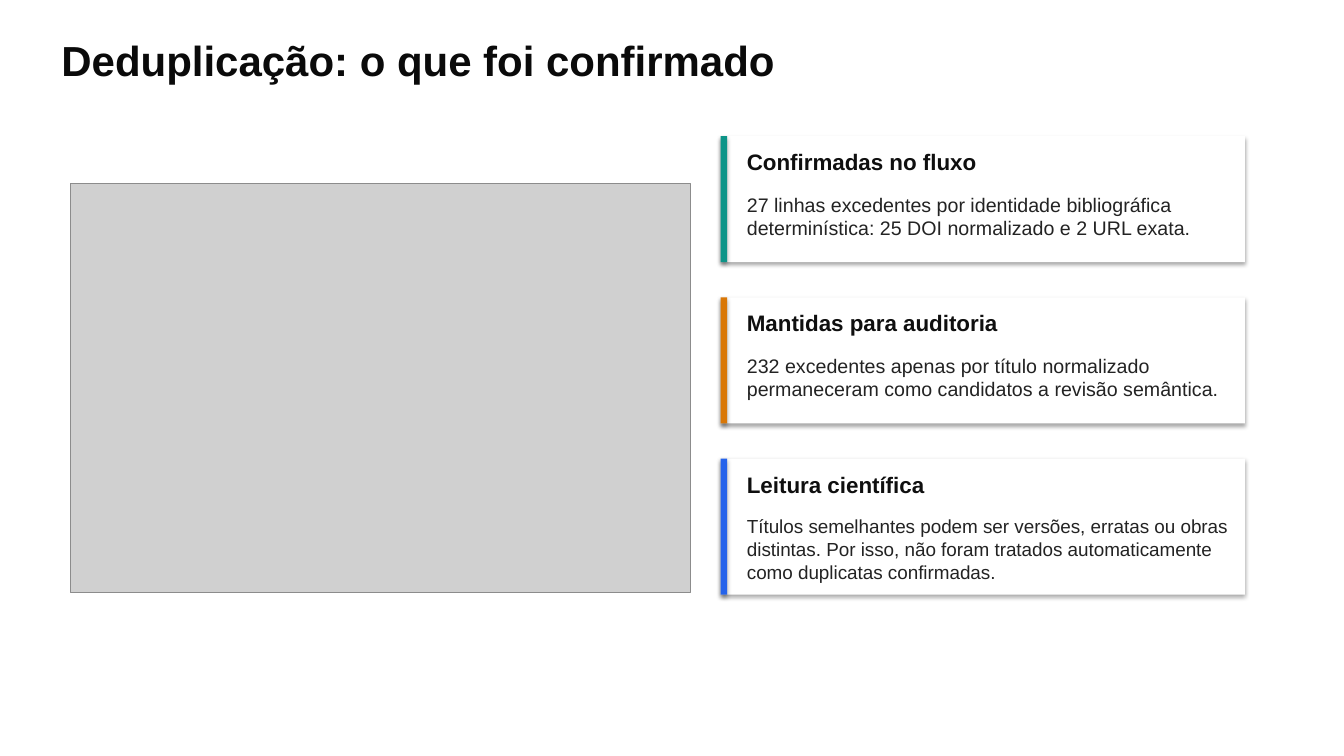
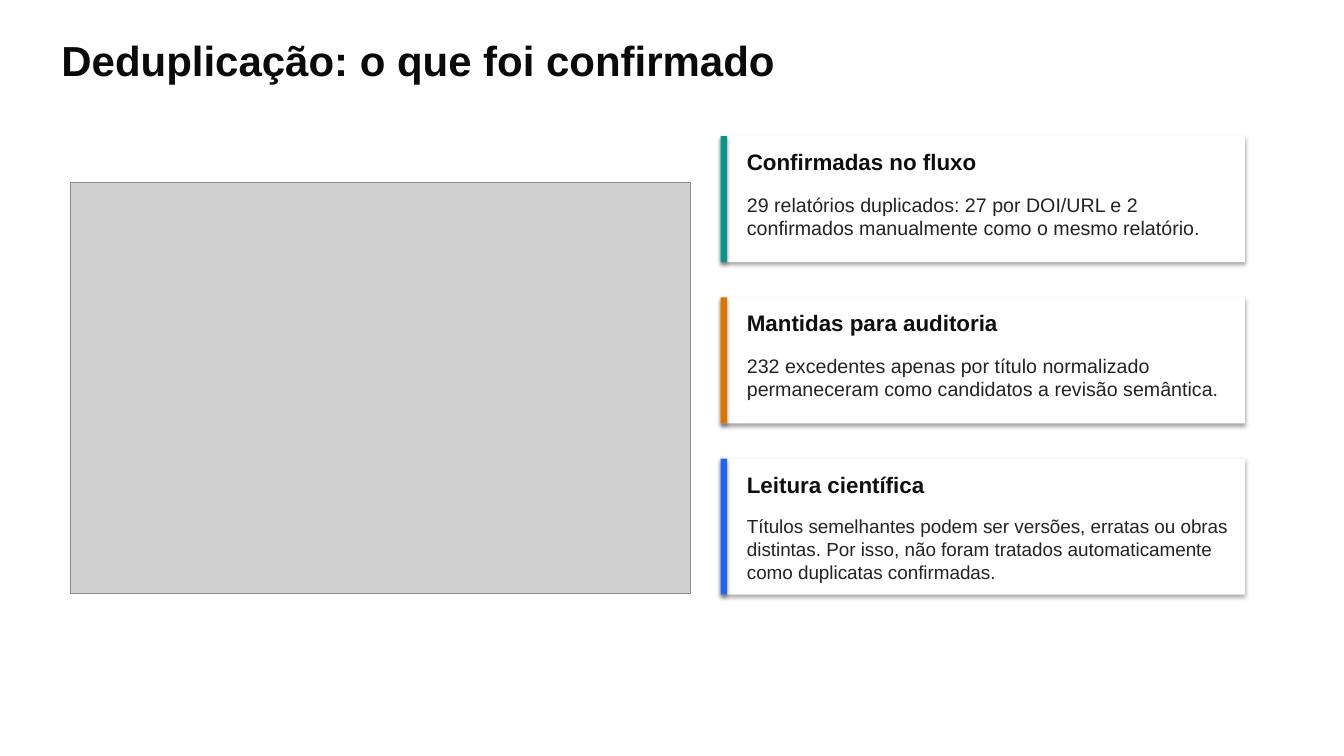
Before and after one commit to thalesfb/ccw, a slide deck: slide 9 of results/tcc/presentation/ensino_personalizado_de_matematica_tcc.pptx. Drawn at 1344x756 pixels with LibreOffice and Linux fonts; fonts in the diff are those of the drawing; grey boxes stand for pictures. Boxes give left, top, right and bottom in pixels: in the first picture for what was removed or moved away, otherwise in the second. Text is boxed around its words. In the diff, an @@ line names an element or a change of style, - is before the commit and + after.

```diff
--- a/results/tcc/presentation/ensino_personalizado_de_matematica_tcc.pptx
+++ b/results/tcc/presentation/ensino_personalizado_de_matematica_tcc.pptx
@@ text at [747,197,1199,236]: text changed @@
-27 linhas excedentes por identidade bibliográfica determinística: 25 DOI normalizado e 2 URL exata.
+29 relatórios duplicados: 27 por DOI/URL e 2 confirmados manualmente como o mesmo relatório.
```
Also in this commit, not shown: 8 other slides changed, 4 other files.
